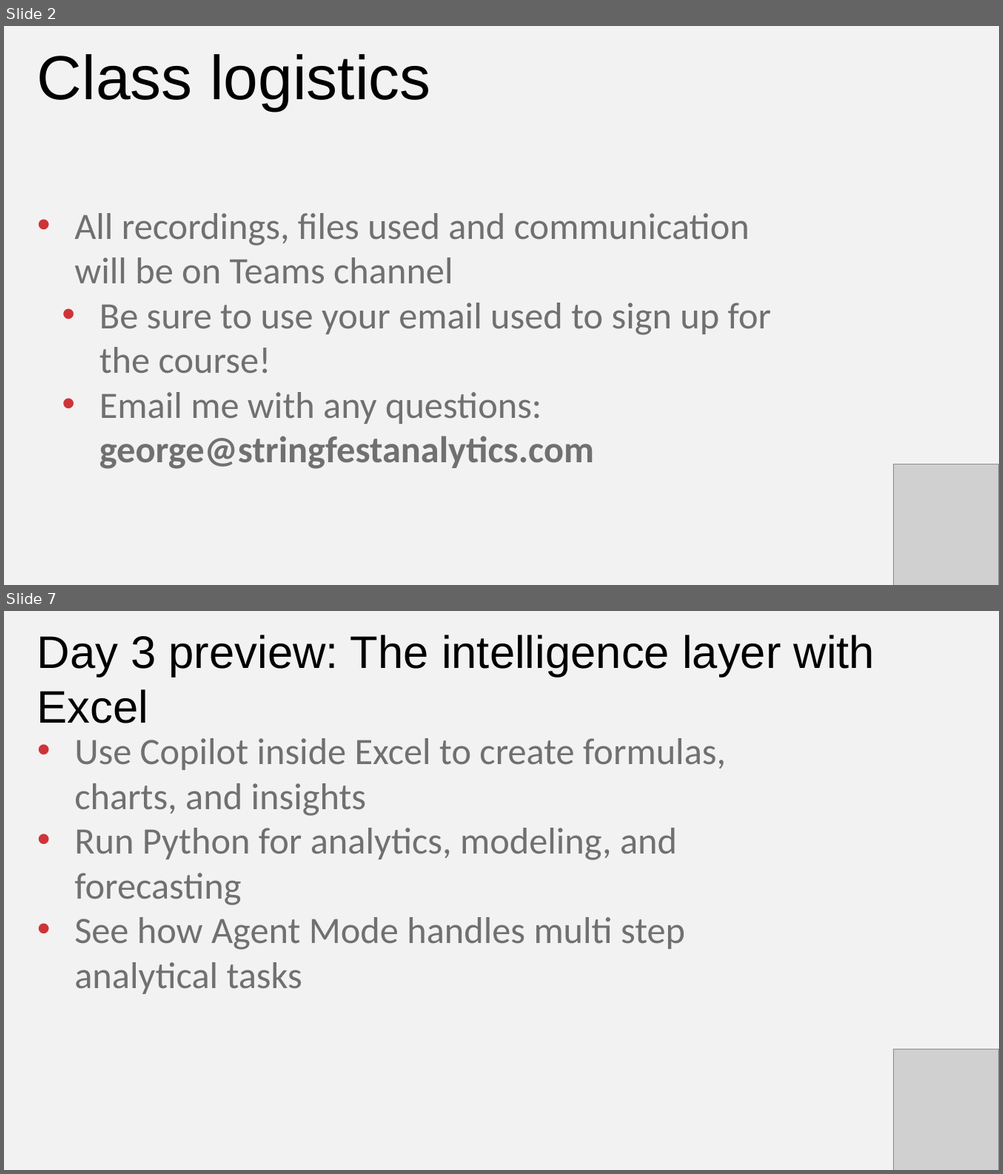
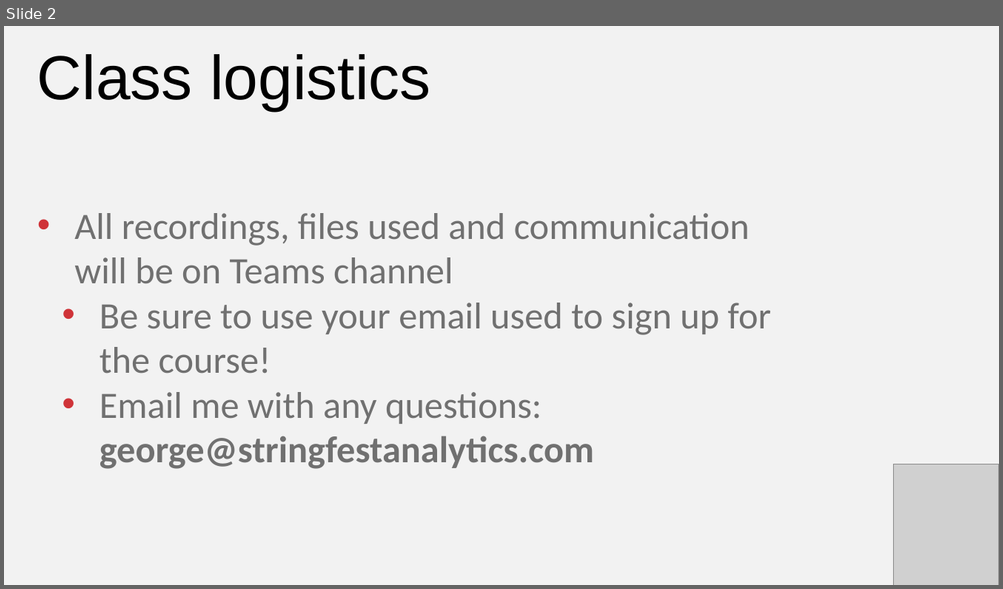
Before and after one commit to stringfestdata/ai-for-excel-in-a-week, a slide deck: day-3-copilot-python-agent-model/day-3-copilot-python-agent-mode.pptx. Shown one above the other, each under a label of ours: slides 2 and 7 before the commit, slide 2 after it; the slides between them are not shown. The pictures are 1003x1174 and 1003x589 pixels, drawn with LibreOffice and Linux fonts; fonts in the diff are those of the drawing; grey boxes stand for pictures. Boxes give left, top, right and bottom in pixels: in the first picture for what was removed or moved away, otherwise in the second. Text is boxed around its words. In the diff, an @@ line names an element or a change of style, - is before the commit and + after.

```diff
--- a/day-3-copilot-python-agent-model/day-3-copilot-python-agent-mode.pptx
+++ b/day-3-copilot-python-agent-model/day-3-copilot-python-agent-mode.pptx
@@ slide 7 removed at (4,611,999,1170), background #F2F2F2 @@
@@ text removed at (37,635,874,723) @@
-Day 3 preview: The intelligence layer with Excel
@@ text removed at (74,738,726,994) @@
-• Use Copilot inside Excel to create formulas, charts, and insights
-• Run Python for analytics, modeling, and forecasting
-• See how Agent Mode handles multi step analytical tasks
@@ picture removed at (893,1049,998,1170) @@
```
Also in this commit, not shown: 3 slides changed, 5 slides added, 2 other slides removed, 26 other files.
